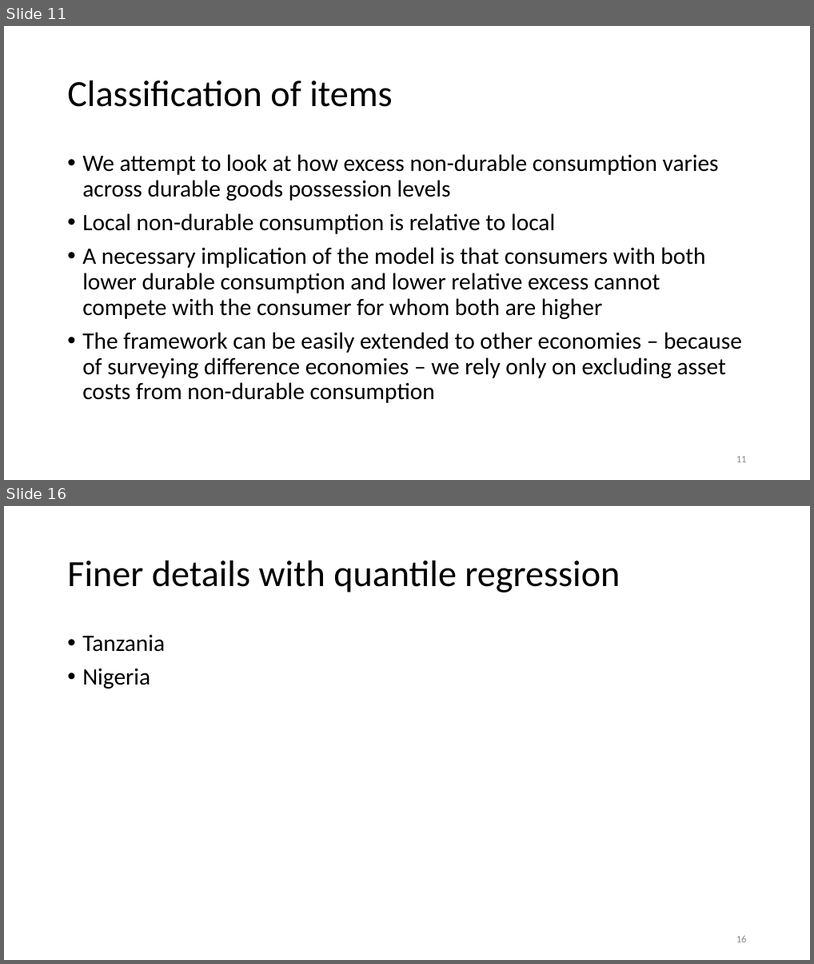
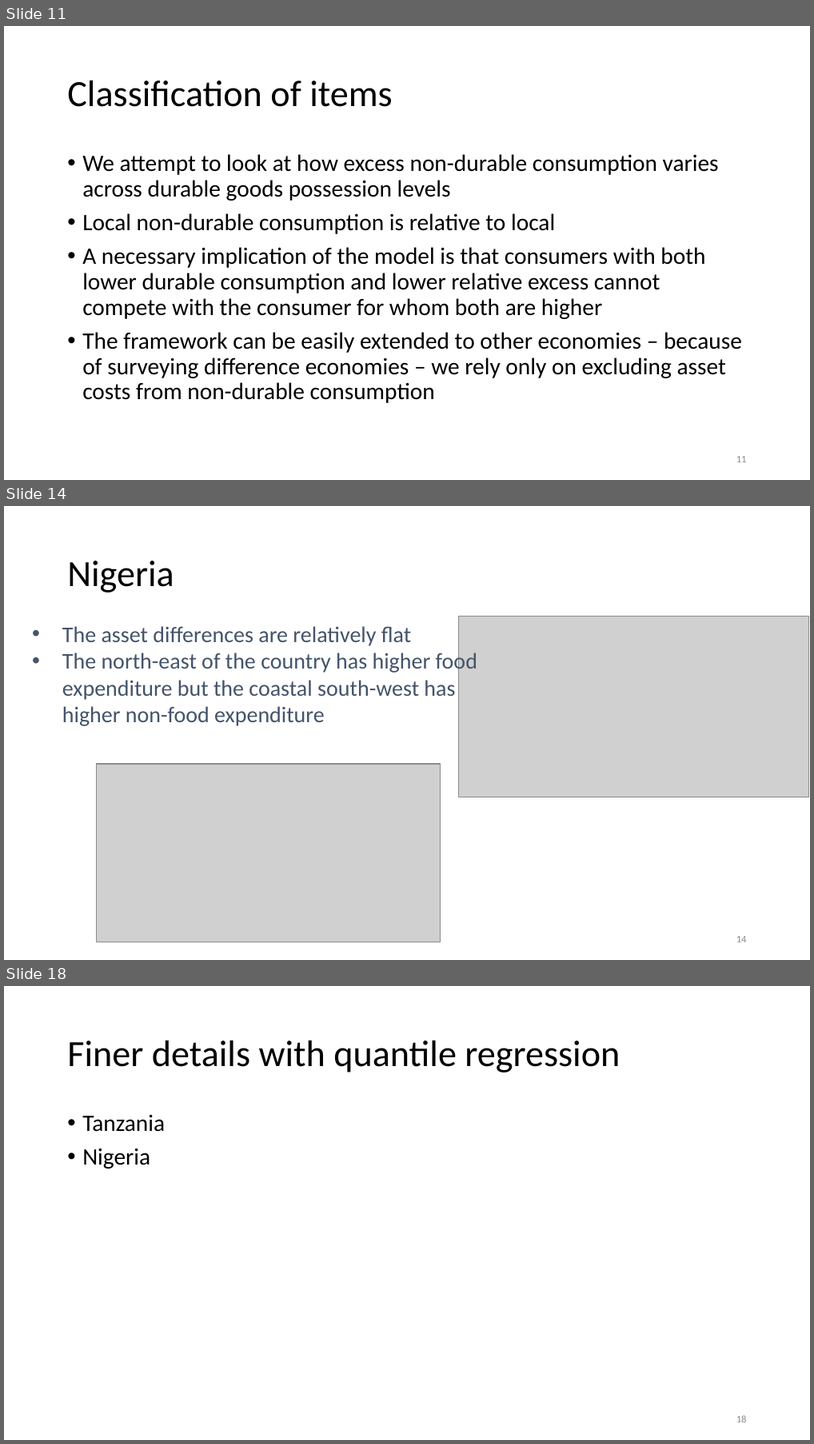
Before and after one commit to anuragr81/research, a slide deck: consumption/presentationOct2021.pptx. Shown one above the other, each under a label of ours: slides 11 and 16 before the commit, slides 11, 14 and 18 after it; the slides between them are not shown. The pictures are 814x964 and 814x1444 pixels, drawn with LibreOffice and Linux fonts; fonts in the diff are those of the drawing; grey boxes stand for pictures; background and template pictures are left out. Boxes give left, top, right and bottom in pixels: in the first picture for what was removed or moved away, otherwise in the second. Text is boxed around its words. In the diff, an @@ line names an element or a change of style, - is before the commit and + after.

```diff
--- a/consumption/presentationOct2021.pptx
+++ b/consumption/presentationOct2021.pptx
@@ slide 14 added at box(4, 506, 810, 960), background #FFFFFF @@
@@ title added at box(67, 560, 174, 592), 33 pt, text #000000 @@
+Nigeria
@@ picture added at box(459, 616, 810, 797) @@
@@ text added at box(62, 626, 478, 726), 20 pt, text #44546A @@
+• The asset differences are relatively flat
+• The north-east of the country has higher food expenditure but the coastal south-west has higher non-food expenditure
@@ picture added at box(97, 764, 441, 940) @@
@@ page number added at box(737, 936, 747, 942), 9 pt, text #8C8C8C @@
+14
@@ what was slide 16 is now slide 18 @@
```
Also in this commit, not shown: 3 slides changed, 2 other slides added, 1 slide removed, 2 other files.
